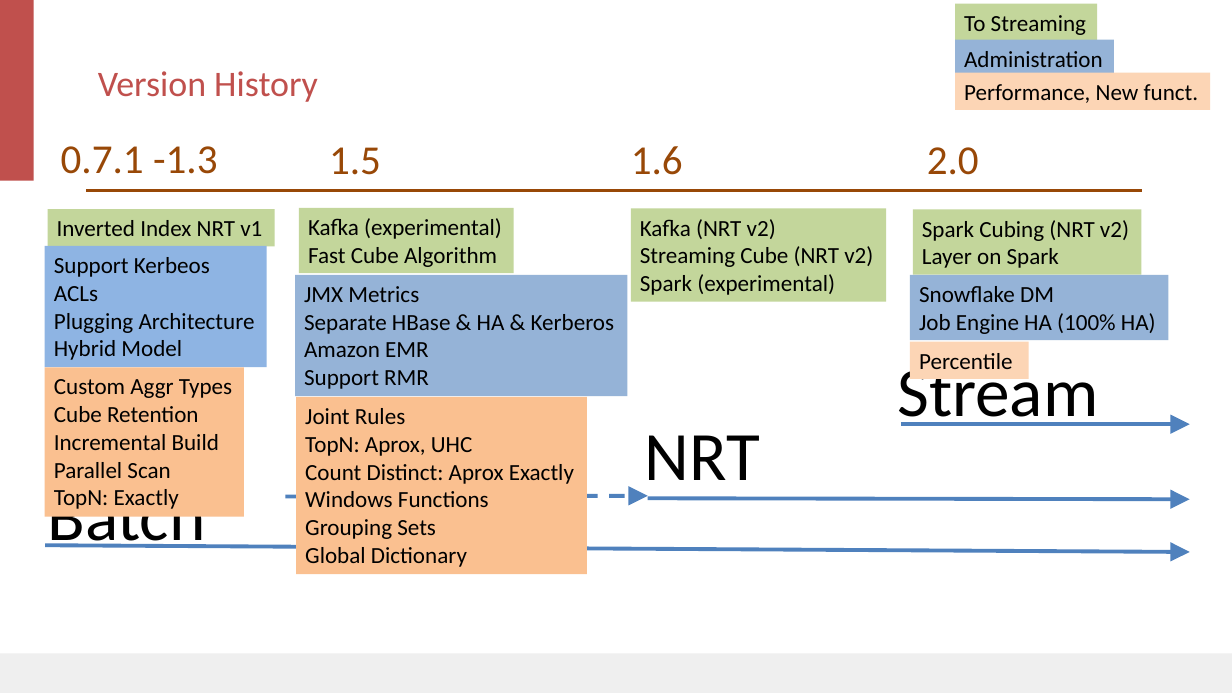
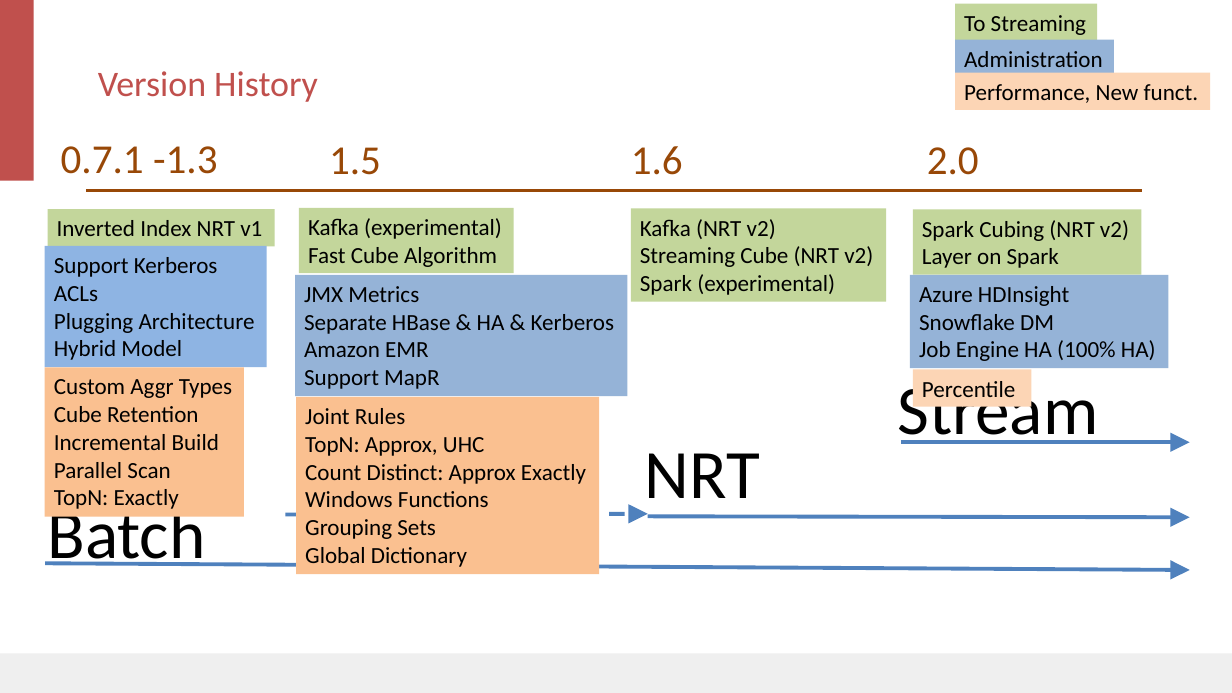
Before and after one commit to albertoRamon/Kylin, a slide deck: slide 10 of KylinMeetupMadrid/Apache Kylin Intro - Alb.pptx (slide 9 before the commit). Drawn at 1232x693 pixels with LibreOffice and Linux fonts; fonts in the diff are those of the drawing; background and template pictures are left out. Boxes give left, top, right and bottom in pixels: in the first picture for what was removed or moved away, otherwise in the second. Text is boxed around its words. In the diff, an @@ line names an element or a change of style, - is before the commit and + after.

```diff
--- a/KylinMeetupMadrid/Apache Kylin Intro - Alb.pptx
+++ b/KylinMeetupMadrid/Apache Kylin Intro - Alb.pptx
@@ text in rectangle at [54,257,218,277]: text changed @@
-Support Kerbeos
+Support Kerberos
@@ rectangle "Azure HDInsight": place and size @@
-rectangle "Azure HDInsight" at [910,274,1169,340]
+rectangle "Azure HDInsight" at [910,274,1169,368]
@@ text in rectangle at [919,286,1069,306]: paragraph added @@
+Azure HDInsight
@@ text in rectangle at [304,370,439,389]: text changed @@
-Support RMR
+Support MapR
@@ rectangle "Percentile": place and size @@
-rectangle "Percentile" at [910,342,1029,379]
+rectangle "Percentile" at [913,370,1031,407]
@@ rectangle "Joint Rules": place and size @@
-rectangle "Joint Rules" at [296,397,587,575]
+rectangle "Joint Rules" at [296,397,599,575]
@@ text in rectangle at [305,437,586,484]: text changed @@
-TopN: Aprox, UHC
-Count Distinct: Aprox Exactly
+TopN: Approx, UHC
+Count Distinct: Approx Exactly
@@ 4 arrows, 3 texts: place and size @@
-4 arrows, 3 texts at [45,359,1190,558]
+4 arrows, 3 texts at [45,377,1190,570]
@@ text "Experimental (NRT)" rewrapped from [294,450,486,489] to [294,468,577,507] @@
```
Also in this commit, not shown: 3 other slides changed, 1 slide added.
